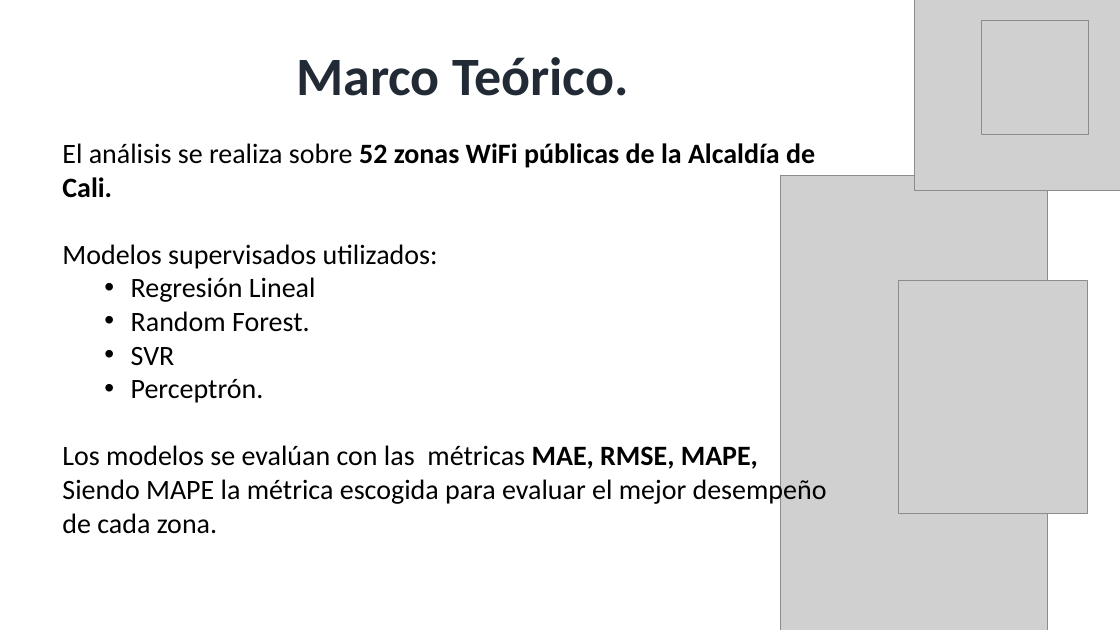
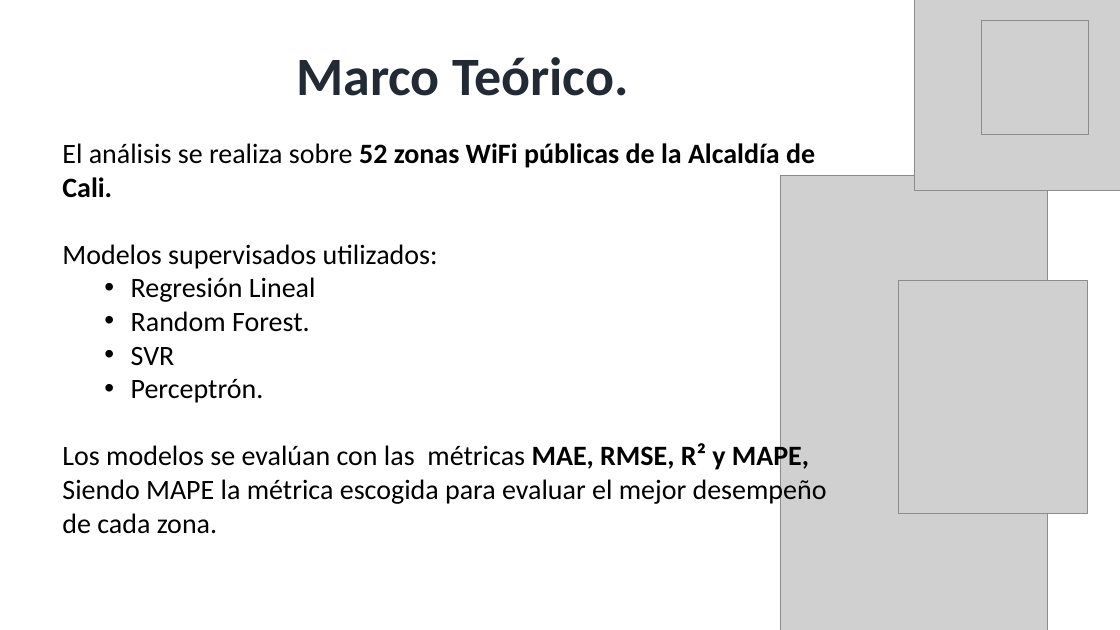
Before and after one commit to edier88/ProyectoAplicadoCienciaDatos, a slide deck: slide 7 of PRESENTA-TESIS-27012026_v6.ppsx. Drawn at 1120x630 pixels with LibreOffice and Linux fonts; fonts in the diff are those of the drawing; grey boxes stand for pictures; background and template pictures are left out. Boxes give left, top, right and bottom in pixels: in the first picture for what was removed or moved away, otherwise in the second. Text is boxed around its words. In the diff, an @@ line names an element or a change of style, - is before the commit and + after.

```diff
--- a/PRESENTA-TESIS-27012026_v6.ppsx
+++ b/PRESENTA-TESIS-27012026_v6.ppsx
@@ text at box(62, 442, 827, 534): text changed @@
-Los modelos se evalúan con las métricas MAE, RMSE, MAPE, Siendo MAPE la métrica escogida para evaluar el mejor desempeño de cada zona.
+Los modelos se evalúan con las métricas MAE, RMSE, R² y MAPE, Siendo MAPE la métrica escogida para evaluar el mejor desempeño de cada zona.
```
Also in this commit, not shown: 3 other slides changed, 1 other file.
